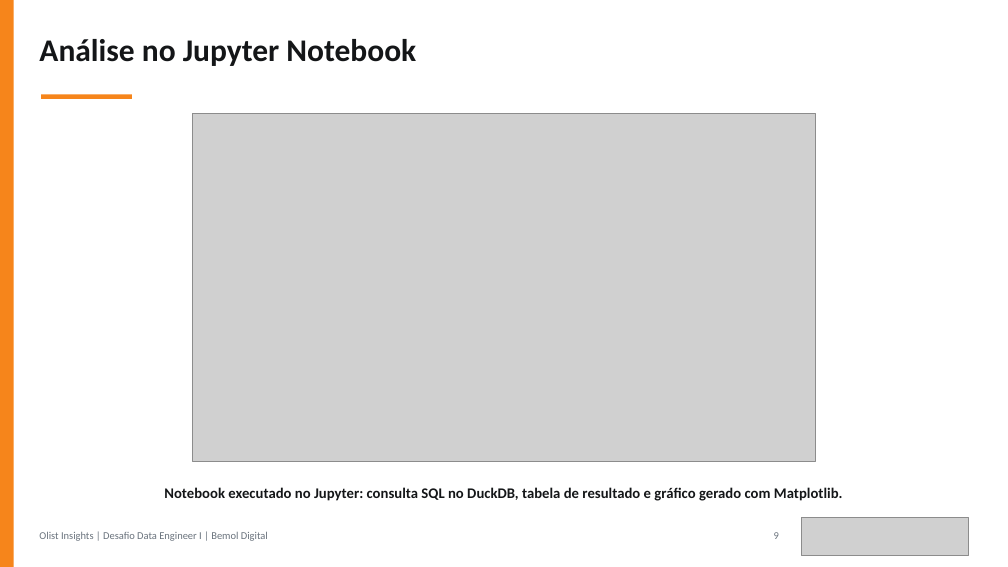
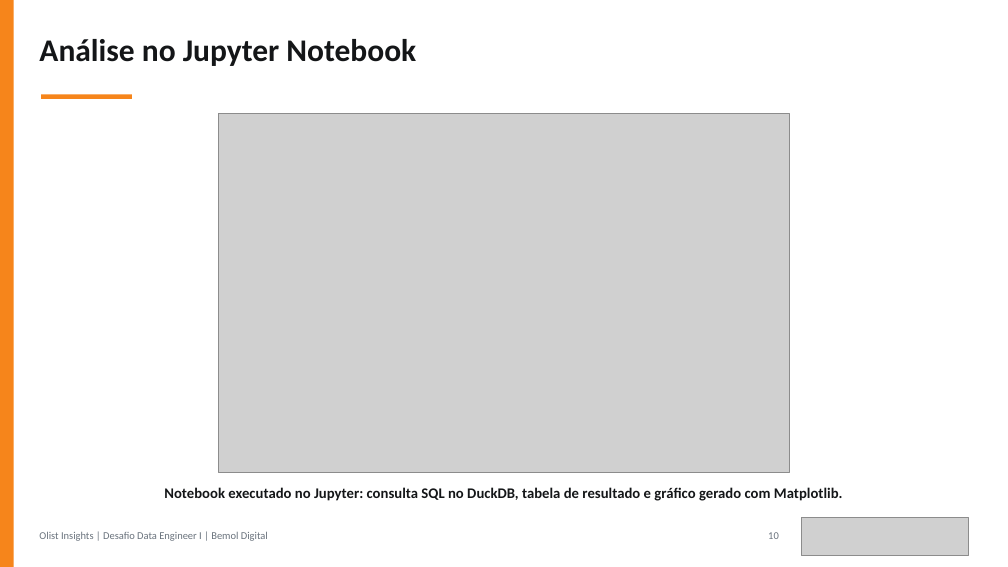
Before and after one commit to JulianaBallin/data-engineer-challenge, a slide deck: slide 10 of docs/apresentacao/apresentacao-olist.pptx (slide 9 before the commit). Drawn at 1008x567 pixels with LibreOffice and Linux fonts; fonts in the diff are those of the drawing; grey boxes stand for pictures. Boxes give left, top, right and bottom in pixels: in the first picture for what was removed or moved away, otherwise in the second. Text is boxed around its words. In the diff, an @@ line names an element or a change of style, - is before the commit and + after.

```diff
--- a/docs/apresentacao/apresentacao-olist.pptx
+++ b/docs/apresentacao/apresentacao-olist.pptx
@@ picture: place and size @@
-picture at [193, 113, 815, 461]
+picture at [219, 113, 789, 473]
@@ text at [768, 532, 779, 539]: text changed @@
-9
+10
```
Also in this commit, not shown: 8 other slides changed, 6 slides added, 35 other files.
